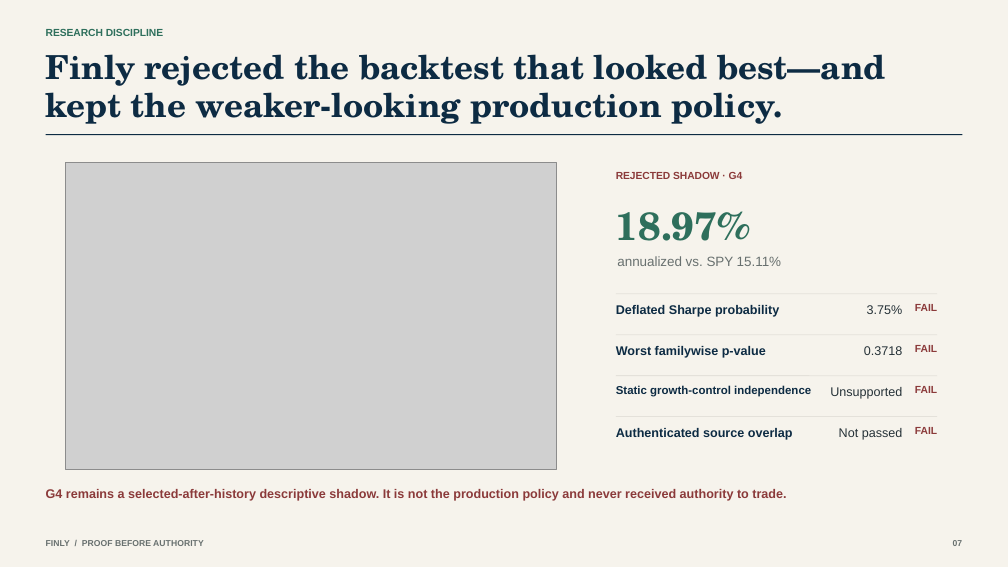
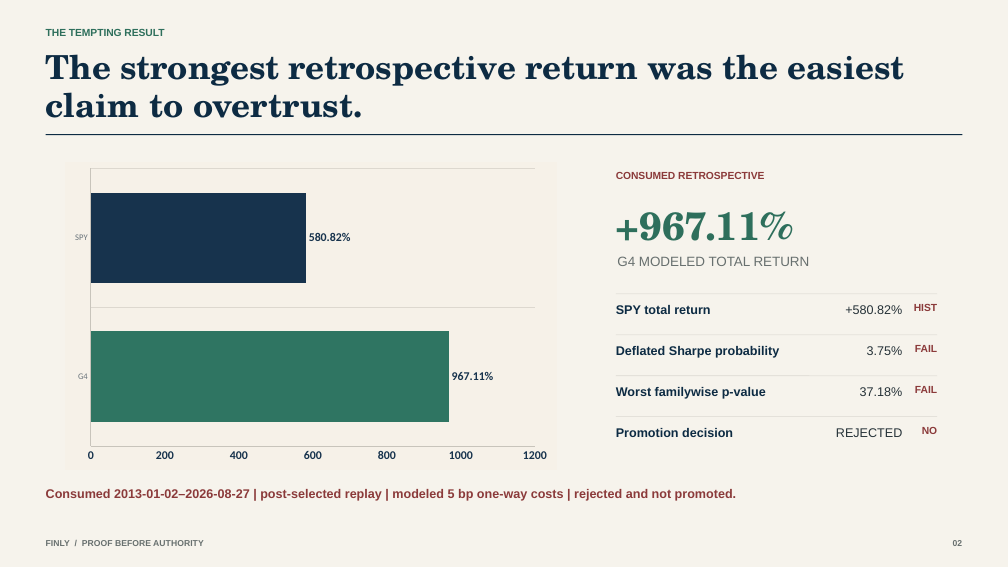
Before and after one commit to owlsowo/finly-bot, a slide deck: slide 2 of public/judge/Finly_Consulting_Deck.pptx (slide 7 before the commit). Drawn at 1008x567 pixels with LibreOffice and Linux fonts; fonts in the diff are those of the drawing; grey boxes stand for pictures. Boxes give left, top, right and bottom in pixels: in the first picture for what was removed or moved away, otherwise in the second. Text is boxed around its words. In the diff, an @@ line names an element or a change of style, - is before the commit and + after.

Commit message:
release: rebuild judge-facing Finly package

```diff
--- a/public/judge/Finly_Consulting_Deck.pptx
+++ b/public/judge/Finly_Consulting_Deck.pptx
@@ text at <box>46,29,164,36</box>: text changed @@
-RESEARCH DISCIPLINE
+THE TEMPTING RESULT
@@ text at <box>46,54,905,118</box>: text changed @@
-Finly rejected the backtest that looked best—and kept the weaker-looking production policy.
+The strongest retrospective return was the easiest claim to overtrust.
@@ picture removed at <box>65,163,557,470</box> @@
@@ bar chart added at <box>65,163,557,470</box> @@
+categories: G4, SPY
+Series 1: 967.11, 580.82
@@ text at <box>616,172,764,179</box>: text changed @@
-REJECTED SHADOW · G4
+CONSUMED RETROSPECTIVE
@@ text at <box>616,211,794,241</box>: text changed @@
-18.97%
++967.11%
@@ text at <box>617,256,810,266</box>: text changed @@
-annualized vs. SPY 15.11%
+G4 MODELED TOTAL RETURN
@@ text added at <box>616,305,710,314</box>, 12 pt, text #0D2B43, bold @@
+SPY total return
@@ text added at <box>845,305,902,314</box>, 12 pt, text #263238 @@
++580.82%
@@ text at <box>914,304,937,311</box>: text changed @@
-FAIL
+HIST
@@ text removed at <box>864,346,902,355</box> @@
-0.3718
@@ 3 texts: place and size @@
-3 texts at <box>616,305,903,358</box>
+3 texts at <box>616,346,903,399</box>
@@ text removed at <box>616,386,811,397</box> @@
-Static growth-control independence
@@ text at <box>860,387,903,396</box>: text changed @@
-Unsupported
+37.18%
@@ text at <box>616,428,733,437</box>: text changed @@
-Authenticated source overlap
+Promotion decision
@@ text at <box>836,428,902,437</box>: text changed @@
-Not passed
+REJECTED
@@ text at <box>922,427,937,434</box>: text changed @@
-FAIL
+NO
@@ text at <box>46,489,736,501</box>: text changed @@
-G4 remains a selected-after-history descriptive shadow. It is not the production policy and never received authority to trade.
+Consumed 2013-01-02–2026-08-27 | post-selected replay | modeled 5 bp one-way costs | rejected and not promoted.
```
Also in this commit, not shown: 5 other slides changed, 3 slides added, 3 slides removed, 30 other files.
